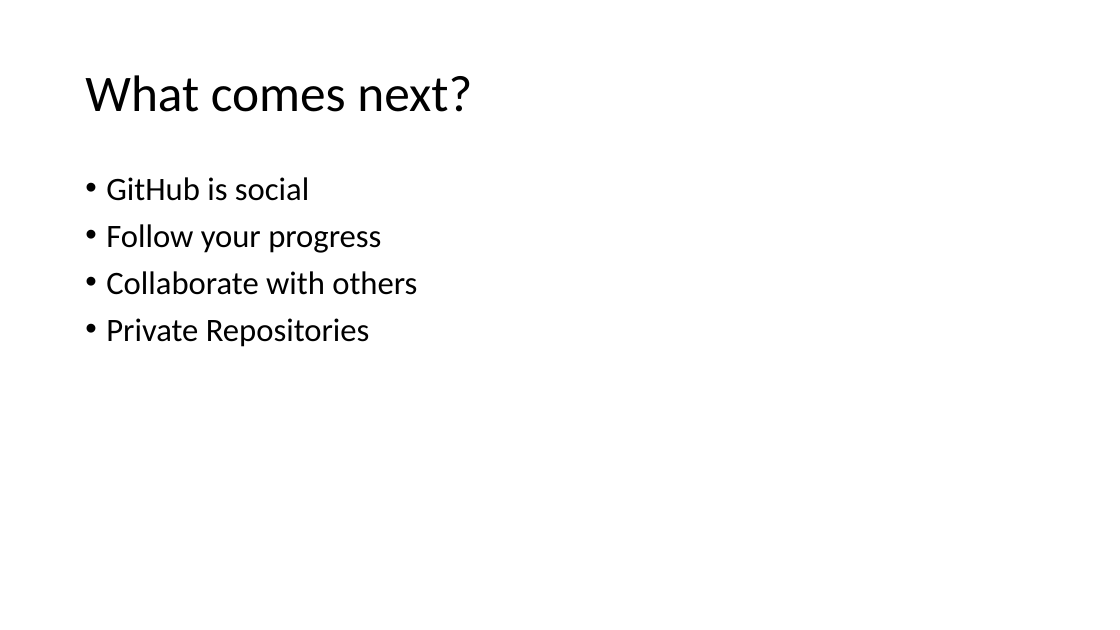
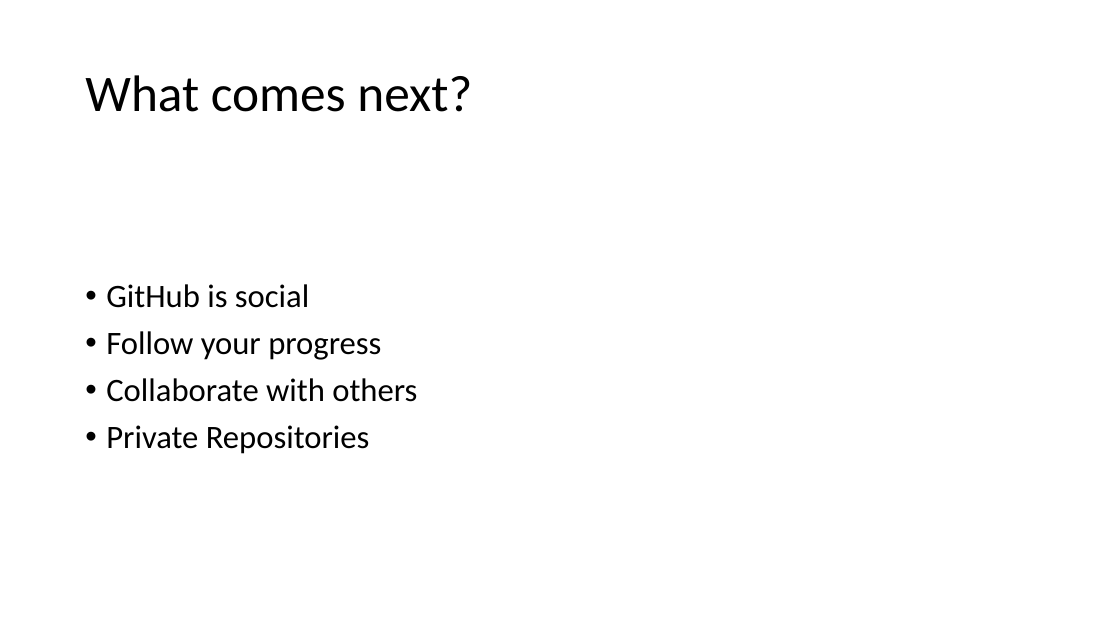
Before and after one commit to BrockDSL/github_for_researchers, a slide deck: slide 15 of Overview.pptx (slide 13 before the commit). Drawn at 1120x630 pixels with LibreOffice and Linux fonts; fonts in the diff are those of the drawing. Boxes give left, top, right and bottom in pixels: in the first picture for what was removed or moved away, otherwise in the second. Text is boxed around its words. In the diff, an @@ line names an element or a change of style, - is before the commit and + after.

```diff
--- a/Overview.pptx
+++ b/Overview.pptx
@@ text "GitHub is social" at (106,284,417,454): vertical alignment top to middle @@
```
Also in this commit, not shown: 6 other slides changed, 3 slides added, 1 other file.
